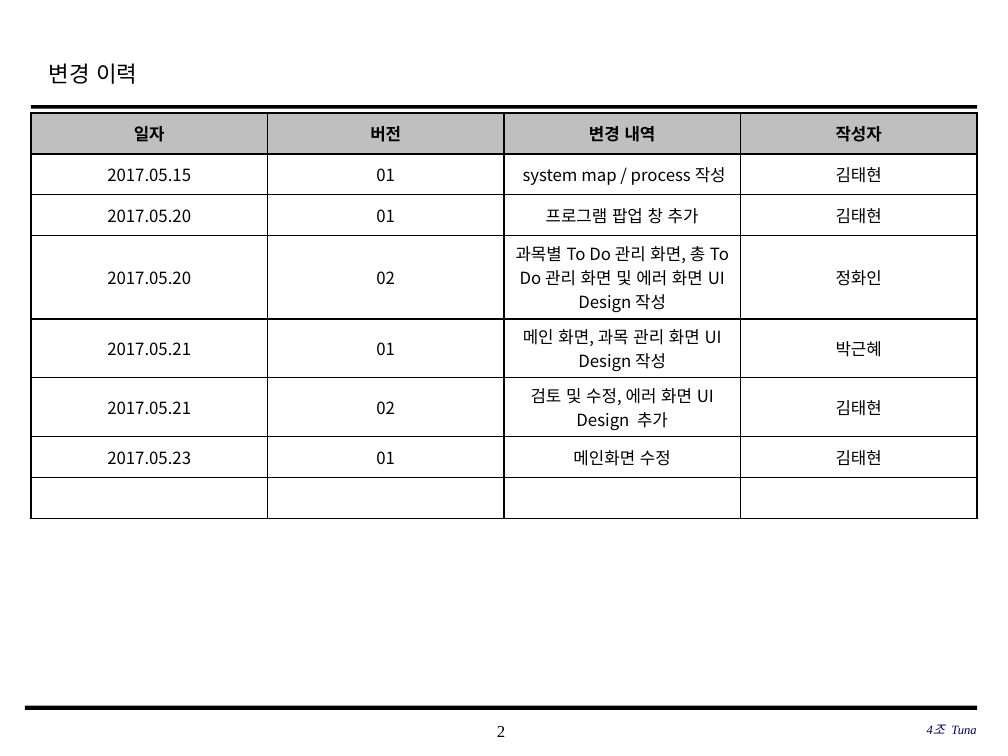
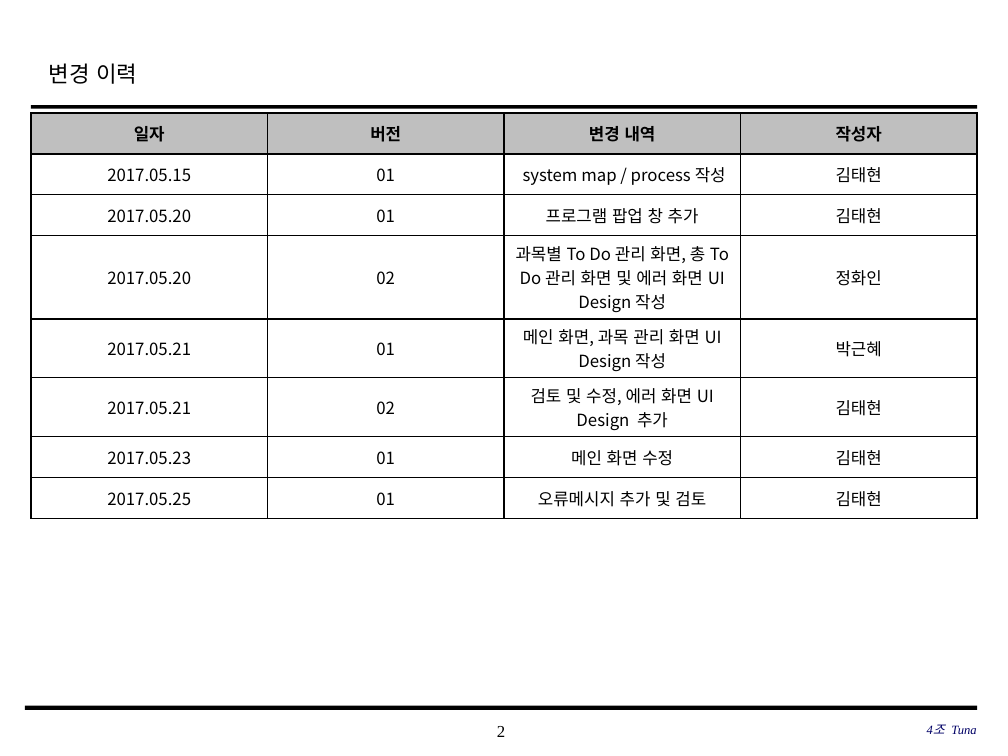
Before and after one commit to SE-admin/SE2017_4_tuna, a slide deck: slide 2 of doc/3_ 설계서/UI Design 설계서.pptx. Drawn at 1008x756 pixels with LibreOffice and Linux fonts; fonts in the diff are those of the drawing; background and template pictures are left out. Boxes give left, top, right and bottom in pixels: in the first picture for what was removed or moved away, otherwise in the second. Text is boxed around its words. In the diff, an @@ line names an element or a change of style, - is before the commit and + after.

Commit message:
doc/3_ 설계서/UI Design 설계서.pptx UI Design 설계서_4_tuna_김태현_20170525_01 오류메시지 추가 및 검토

```diff
--- a/doc/3_ 설계서/UI Design 설계서.pptx
+++ b/doc/3_ 설계서/UI Design 설계서.pptx
@@ table at (x1=31, y1=113, x2=979, y2=511) @@
-row 7, column 3: 메인화면 수정
+row 7, column 3: 메인 화면 수정
-row 8:  |  |  | 
+row 8: 2017.05.25 | 01 | 오류메시지 추가 및 검토 | 김태현
```
Also in this commit, not shown: 6 other slides changed, 2 slides added.
